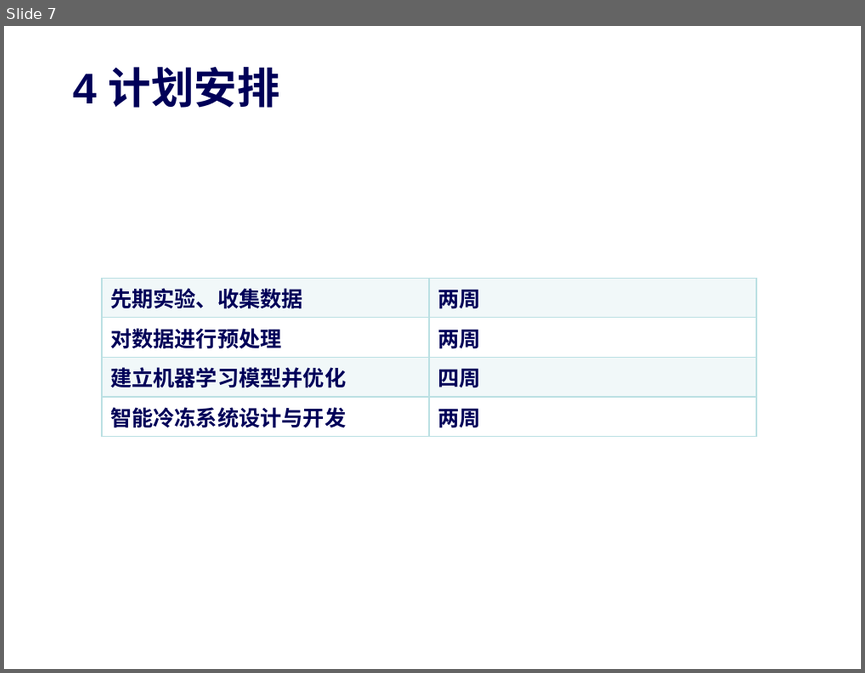
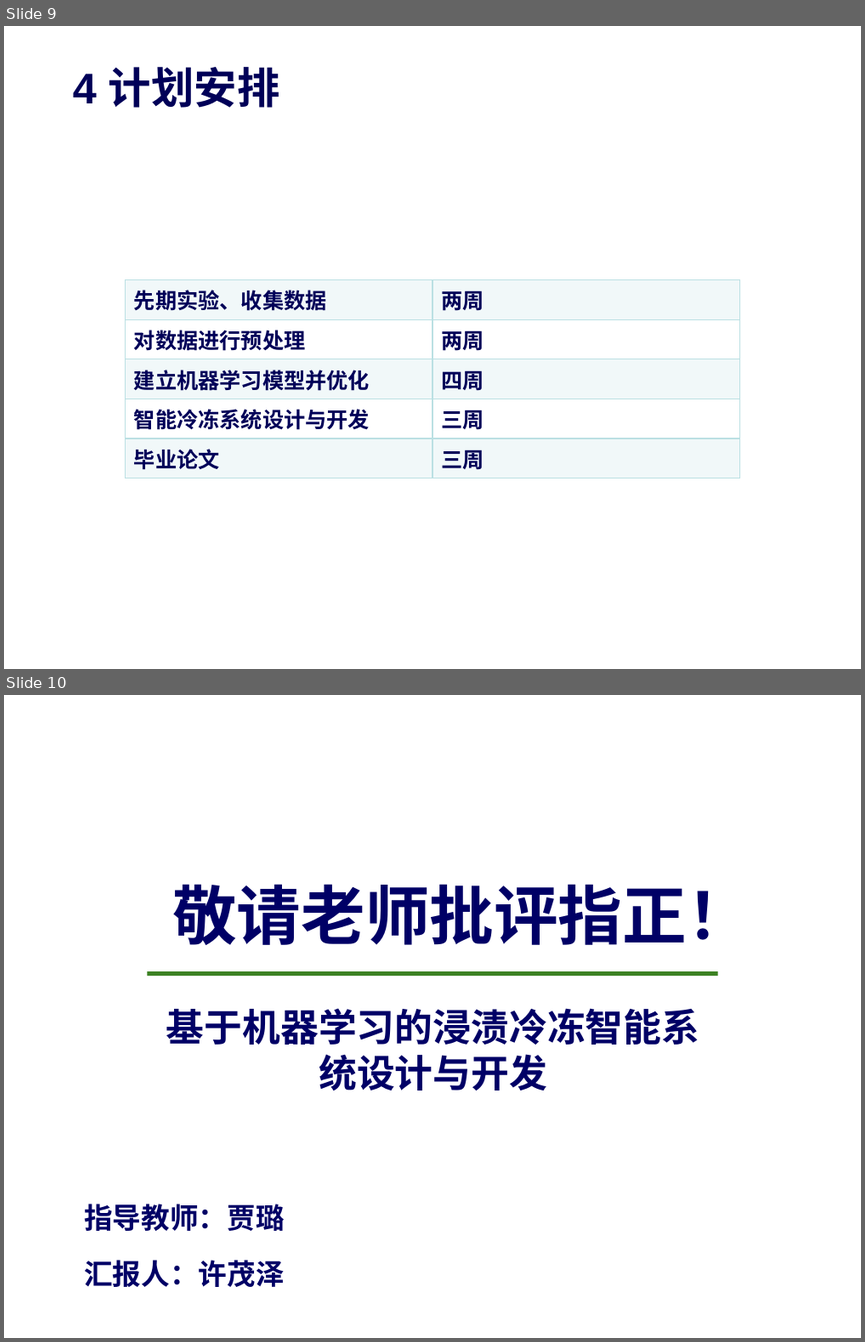
Before and after one commit to zhou-xingxing/graduate_work, a slide deck: 开题答辩-许茂泽.pptx. Shown one above the other, each under a label of ours: slide 7 before the commit, slides 9 and 10 after it. The pictures are 865x673 and 865x1342 pixels, drawn with LibreOffice and Linux fonts; fonts in the diff are those of the drawing; background and template pictures are left out. Boxes give left, top, right and bottom in pixels: in the first picture for what was removed or moved away, otherwise in the second. Text is boxed around its words. In the diff, an @@ line names an element or a change of style, - is before the commit and + after.

```diff
--- a/开题答辩-许茂泽.pptx
+++ b/开题答辩-许茂泽.pptx
@@ slide 10 added at (4, 695, 861, 1338), background picture (left out) @@
@@ text added at (172, 884, 750, 945), 54 pt, text #000066, bold @@
+敬请老师批评指正！
@@ rectangle added at (147, 972, 718, 976), fill #3C8223 @@
@@ title added at (166, 1008, 699, 1090), 32 pt, text #000066, bold @@
+基于机器学习的浸渍冷冻智能系统设计与开发
@@ subtitle added at (84, 1203, 284, 1287), 24 pt, text #000066, bold @@
+指导教师：贾璐
+汇报人：许茂泽
@@ what was slide 7 is now slide 9 @@
@@ slide 9 changed as well @@
@@ table at (126, 279, 739, 473) @@
-row 4: 智能冷冻系统设计与开发 | 两周
+row 4: 智能冷冻系统设计与开发 | 三周
+row 5: 毕业论文 | 三周
@@ table: place and size @@
-table at (102, 278, 756, 431)
+table at (126, 279, 739, 473)
```
Also in this commit, not shown: 6 other slides changed, 2 other slides added, 1 slide removed, 1 other file.
